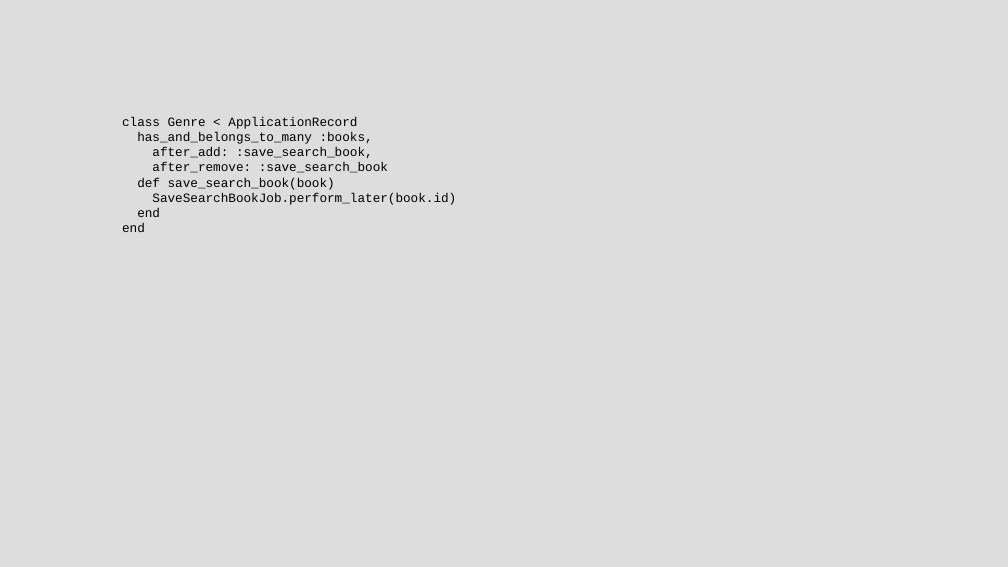
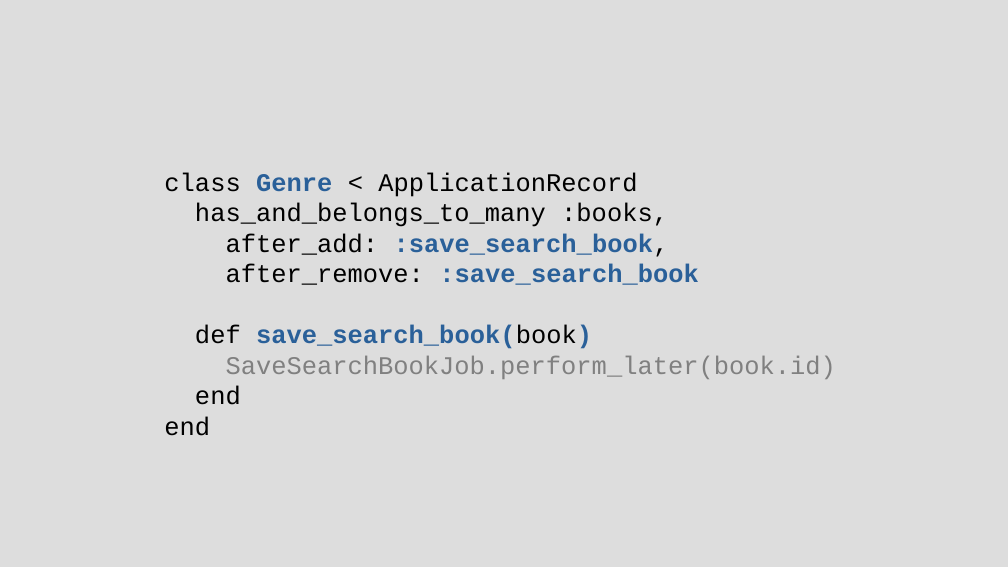
Before and after one commit to chriscressman/architecting-a-search-feature, a slide deck: slide 118 of presentation.odp (slide 119 before the commit). Drawn at 1008x567 pixels with LibreOffice and Linux fonts; fonts in the diff are those of the drawing. Boxes give left, top, right and bottom in pixels: in the first picture for what was removed or moved away, otherwise in the second. Text is boxed around its words. In the diff, an @@ line names an element or a change of style, - is before the commit and + after.

```diff
--- a/presentation.odp
+++ b/presentation.odp
@@ text "class Genre < ApplicationRecord": place and size @@
-text "class Genre < ApplicationRecord" at box(122, 116, 456, 232)
+text "class Genre < ApplicationRecord" at box(164, 172, 836, 436)
@@ text "class Genre < ApplicationRecord" at box(164, 172, 836, 436): size 10 to 20 pt; text colour #000000 to #2A6099, bold on in "Genre", ":save_search_book,", ":save_search_book", "save_search_book(book)"; text colour #000000 to #808080 in "SaveSearchBookJob.perform_later(book.id)" @@
```
Also in this commit, not shown: 3 other slides changed, 2 slides added, 3 slides removed.
